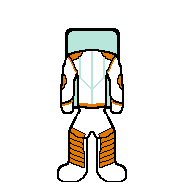
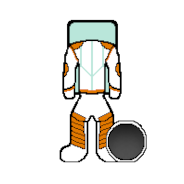
Before/after of a w=184, h=184 layered artwork. What changed in the layer stack:
added layer "spacesuit item #1" above "spacesuit item #0" over [59, 19, 147, 163]
hid group "spacesuit" (6 layers) over [57, 28, 127, 182]
